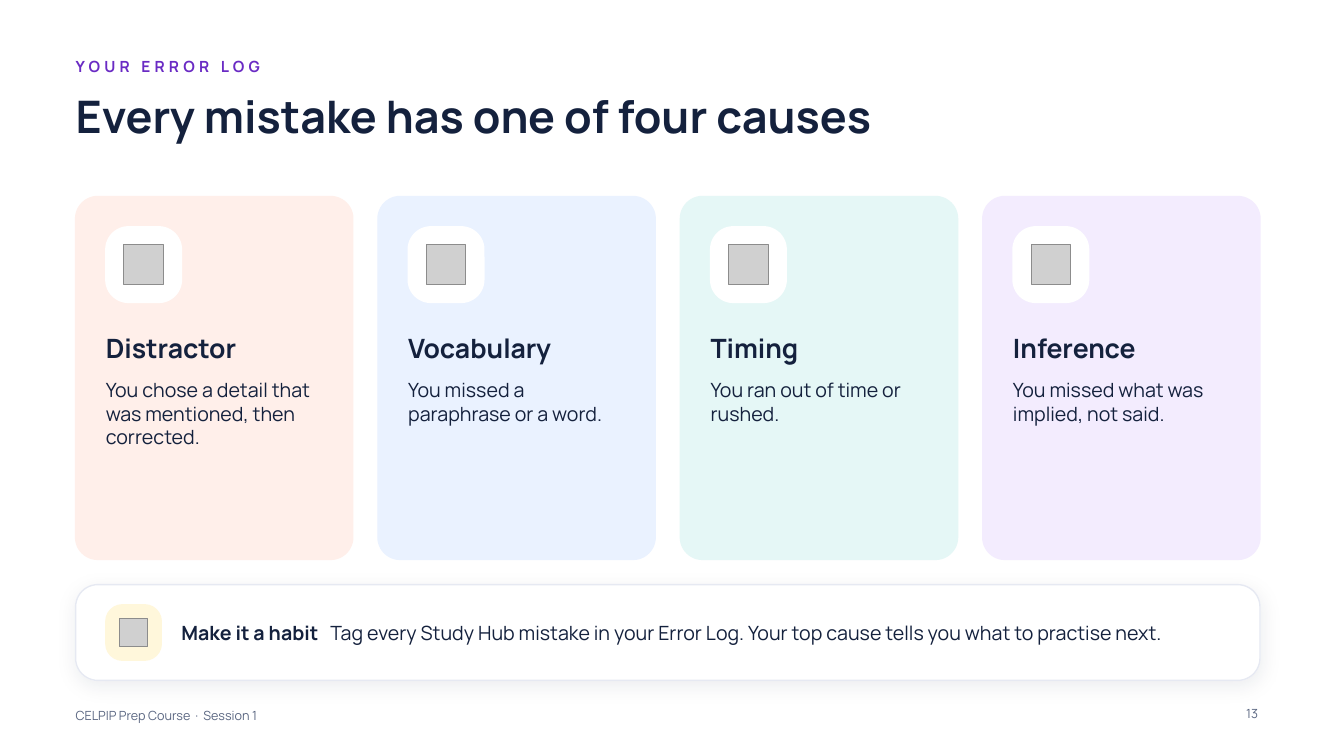
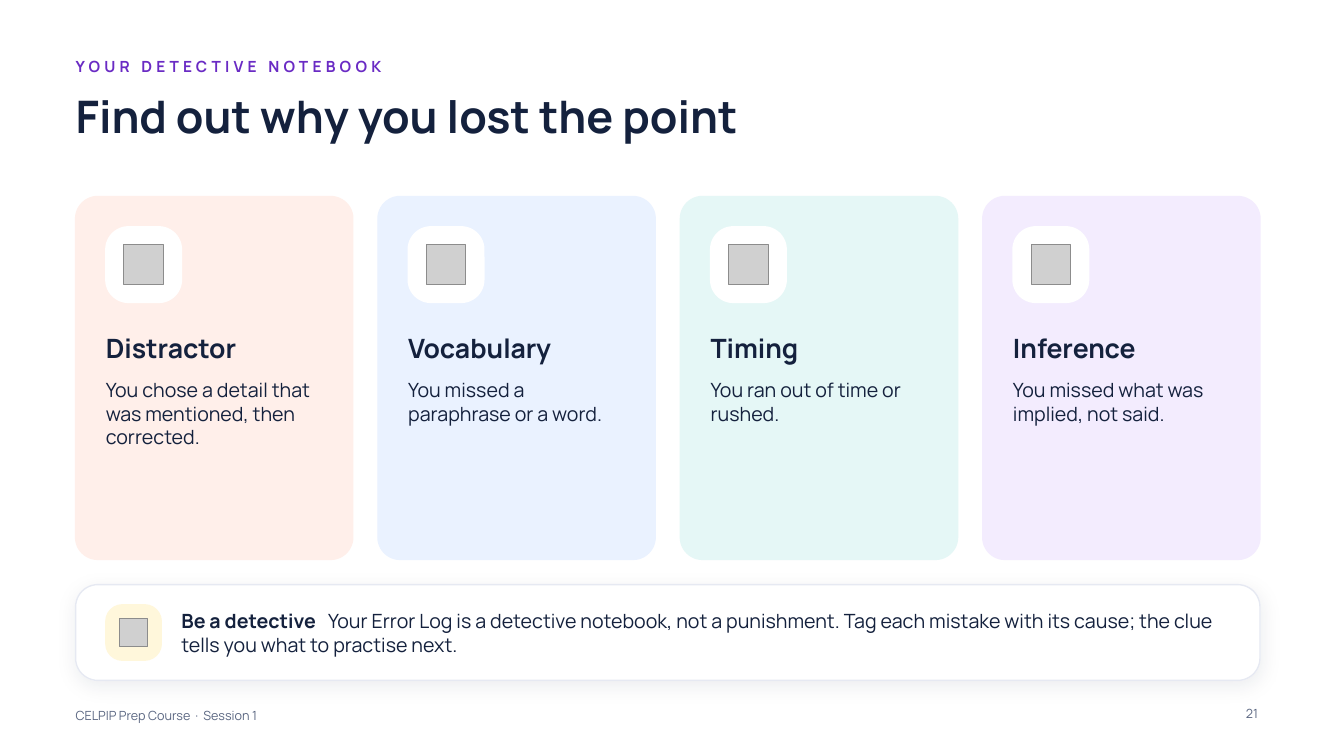
Before and after one commit to learnovateqa/The_English_Academy_CELPIP, a slide deck: slide 21 of decks/session-01.pptx (slide 13 before the commit). Drawn at 1344x756 pixels with LibreOffice and Linux fonts; fonts in the diff are those of the drawing; grey boxes stand for pictures. Boxes give left, top, right and bottom in pixels: in the first picture for what was removed or moved away, otherwise in the second. Text is boxed around its words. In the diff, an @@ line names an element or a change of style, - is before the commit and + after.

```diff
--- a/decks/session-01.pptx
+++ b/decks/session-01.pptx
@@ text at [76,60,381,72]: text changed @@
-YOUR ERROR LOG
+YOUR DETECTIVE NOTEBOOK
@@ title at [76,100,737,144]: text changed @@
-Every mistake has one of four causes
+Find out why you lost the point
@@ text at [181,613,1212,657]: text changed @@
-Make it a habit Tag every Study Hub mistake in your Error Log. Your top cause tells you what to practise next.
+Be a detective Your Error Log is a detective notebook, not a punishment. Tag each mistake with its cause; the clue tells you what to practise next.
@@ page number at [1246,708,1258,718]: text changed @@
-13
+21
```
Also in this commit, not shown: 3 other slides changed, 9 slides added, 2 other files.
